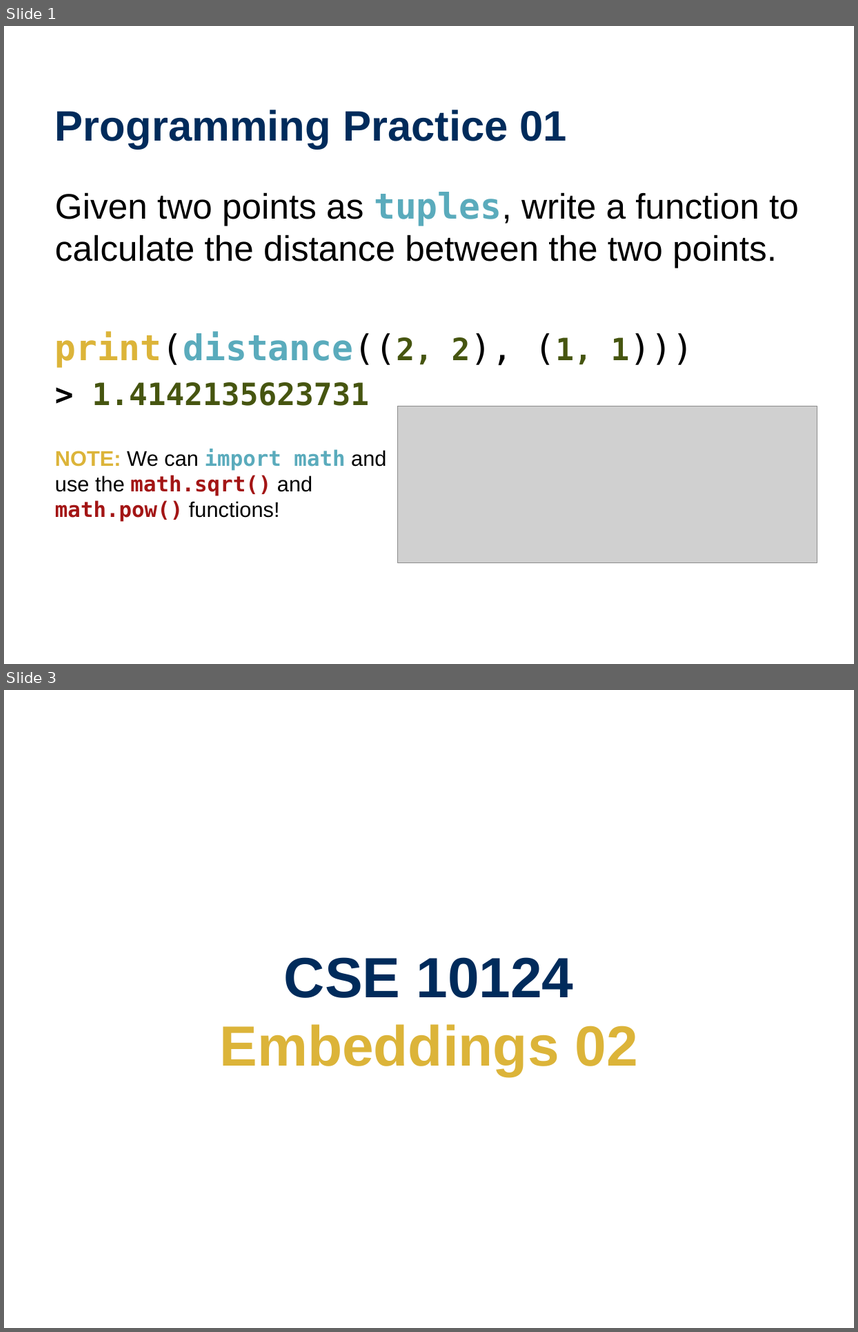
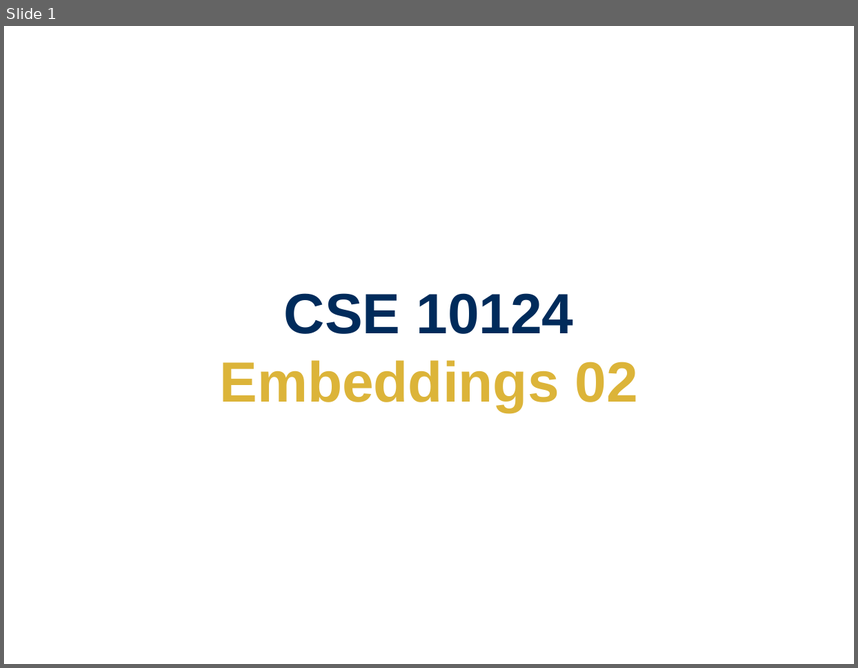
Before and after one commit to wtheisen/nd-cse-10124-lectures, a slide deck: Blank/Lecture_07_ Embeddings_02.pptx. Shown one above the other, each under a label of ours: slides 1 and 3 before the commit, slide 1 after it; the slides between them are not shown. The pictures are 858x1332 and 858x668 pixels, drawn with LibreOffice and Linux fonts; fonts in the diff are those of the drawing; grey boxes stand for pictures. Boxes give left, top, right and bottom in pixels: in the first picture for what was removed or moved away, otherwise in the second. Text is boxed around its words. In the diff, an @@ line names an element or a change of style, - is before the commit and + after.

```diff
--- a/Blank/Lecture_07_ Embeddings_02.pptx
+++ b/Blank/Lecture_07_ Embeddings_02.pptx
@@ slide 1 removed at [4,26,854,664], background #FFFFFF @@
@@ title removed at [55,109,567,149] @@
-Programming Practice 01
@@ text removed at [55,192,799,405] @@
-Given two points as tuples, write a function to calculate the distance between the two points.
-print(distance((2, 2), (1, 1)))
-> 1.4142135623731
@@ picture removed at [397,406,818,562] @@
@@ text removed at [55,448,386,521] @@
-NOTE: We can import math and use the math.sqrt() and math.pow() functions!
@@ what was slide 3 is now slide 1 @@
```
Also in this commit, not shown: 3 slides changed, 9 slides added, 8 other slides removed, 12 other files.
